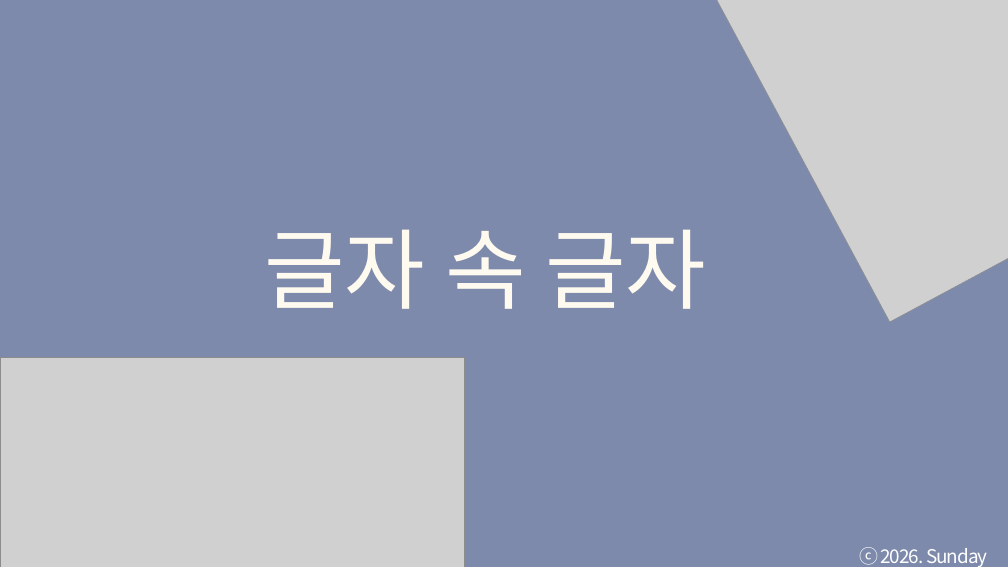
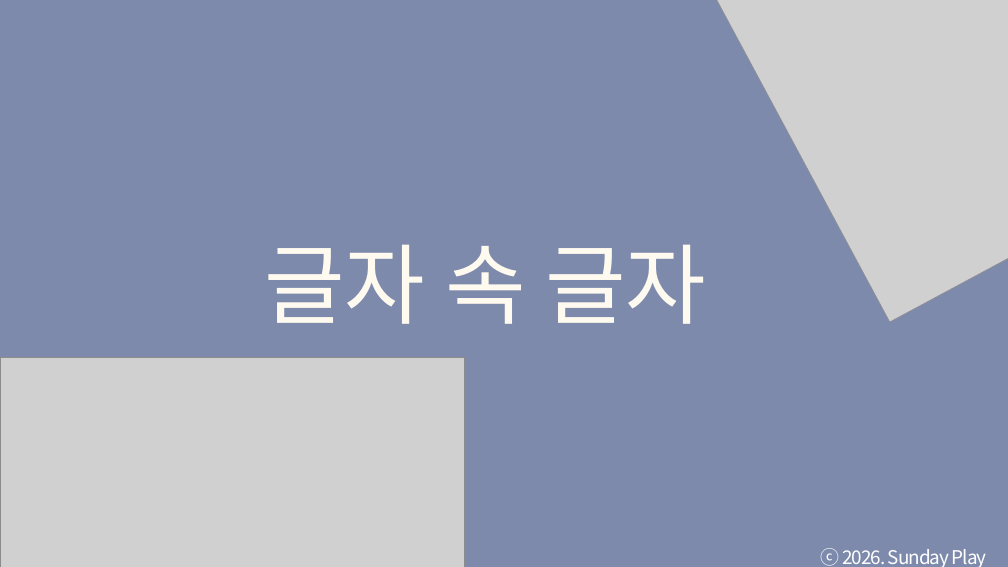
Before and after one commit to tkdgns25300/sunday_play, a slide deck: slide 1 of public/downloads/games/overlapping-letters/rules.pptx. Drawn at 1008x567 pixels with LibreOffice and Linux fonts; fonts in the diff are those of the drawing; grey boxes stand for pictures. Boxes give left, top, right and bottom in pixels: in the first picture for what was removed or moved away, otherwise in the second. Text is boxed around its words. In the diff, an @@ line names an element or a change of style, - is before the commit and + after.

```diff
--- a/public/downloads/games/overlapping-letters/rules.pptx
+++ b/public/downloads/games/overlapping-letters/rules.pptx
@@ text "글자 속 글자": place and size @@
-text "글자 속 글자" at (264,229,706,309)
+text "글자 속 글자" at (264,244,706,324)
@@ text "글자 속 글자" at (264,244,706,324): font Calibri to Noto Sans CJK KR @@
@@ text "ⓒ 2026. Sunday Play" rewrapped from (859,547,988,567) to (821,548,987,567) @@
```
Also in this commit, not shown: 14 other slides changed, 3 other files.
